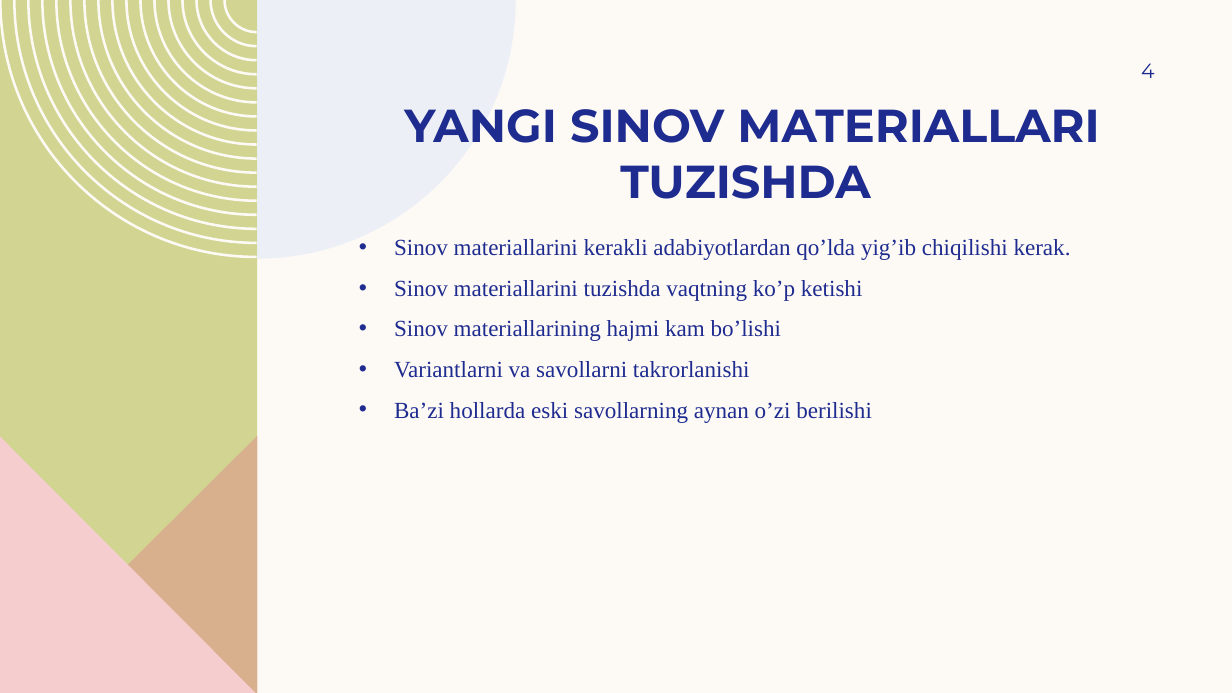
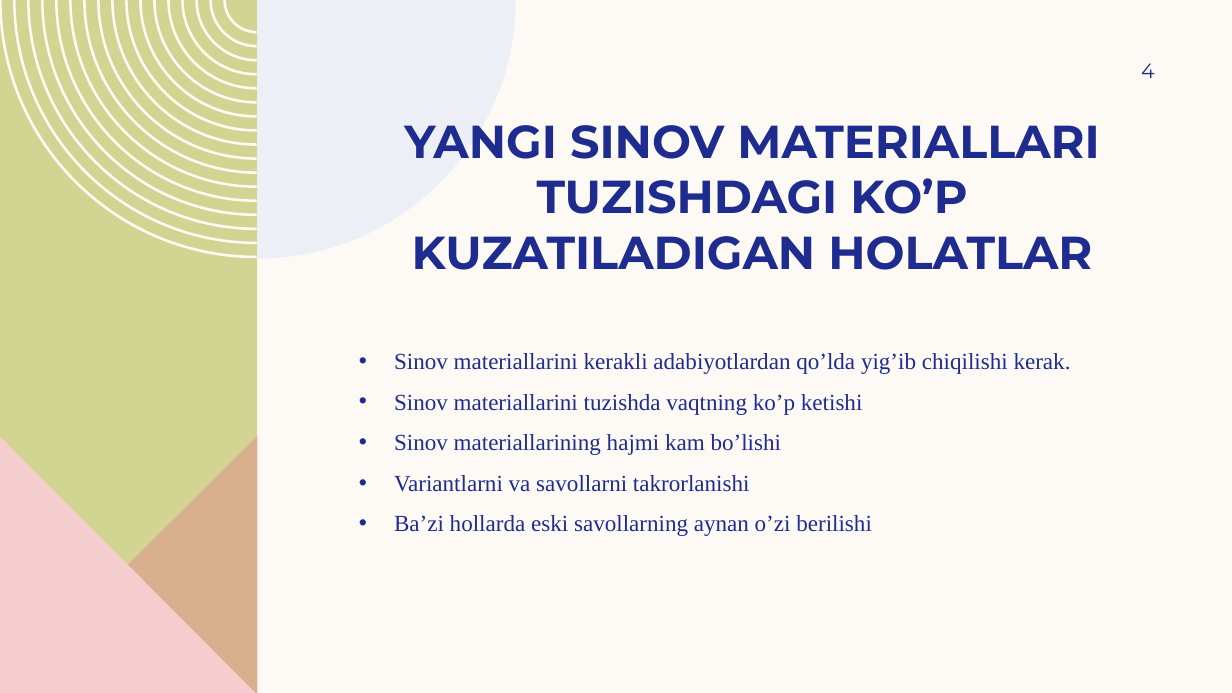
Before and after one commit to Hojiakbar-Turotov/NMT-AI, a slide deck: slide 4 of Nazorat materiallari tuzuvchi.pptx. Drawn at 1232x693 pixels with LibreOffice and Linux fonts; fonts in the diff are those of the drawing. Boxes give left, top, right and bottom in pixels: in the first picture for what was removed or moved away, otherwise in the second. Text is boxed around its words. In the diff, an @@ line names an element or a change of style, - is before the commit and + after.

```diff
--- a/Nazorat materiallari tuzuvchi.pptx
+++ b/Nazorat materiallari tuzuvchi.pptx
@@ title at [404, 125, 1099, 270]: text changed @@
-YANGI SINOV MATERIALLARI TUZISHDA
+YANGI SINOV MATERIALLARI TUZISHDAGI KO’P KUZATILADIGAN HOLATLAR
@@ text "Sinov materiallarini kerakli adabiyotlardan qo’lda ...": place and size @@
-text "Sinov materiallarini kerakli adabiyotlardan qo’lda ..." at [394, 239, 1071, 423]
+text "Sinov materiallarini kerakli adabiyotlardan qo’lda ..." at [394, 353, 1071, 536]
```
Also in this commit, not shown: 3 other slides changed, 2 slides added, 2 other files.
